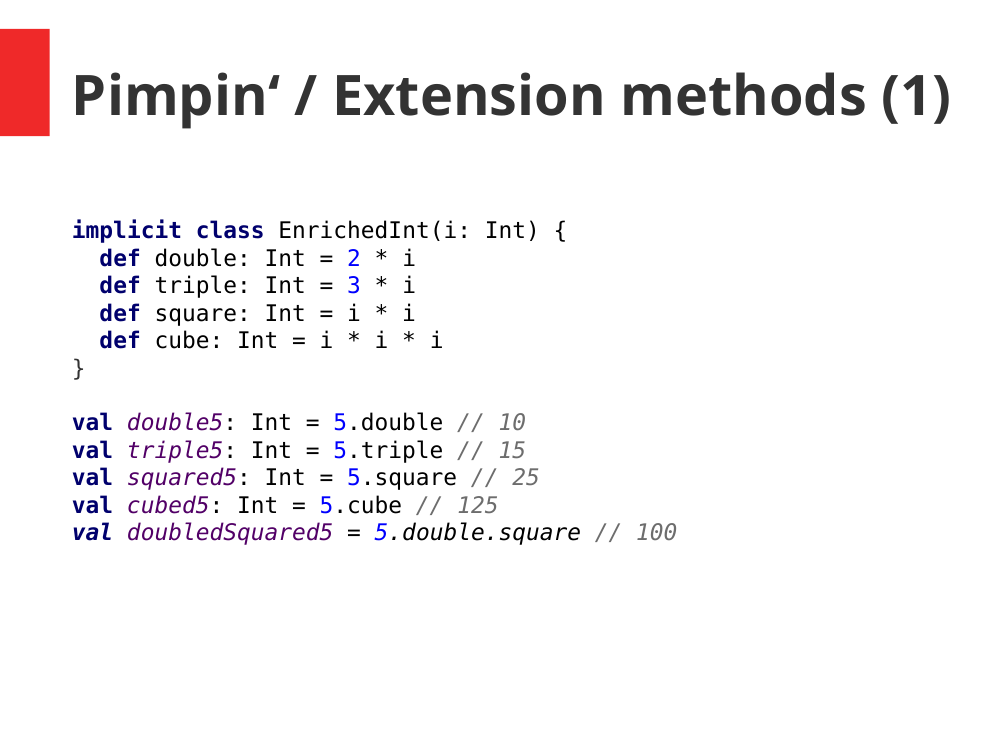
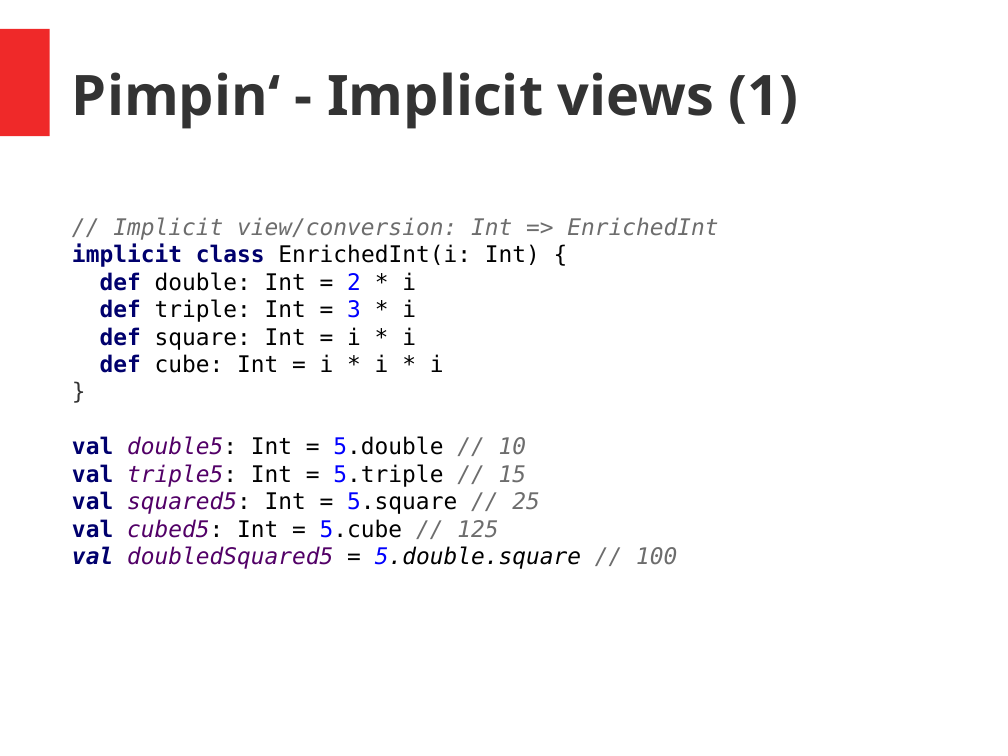
Before and after one commit to hermannhueck/typeclasses, a slide deck: slide 7 of Slides/TypeClasses.pptx. Drawn at 1008x756 pixels with LibreOffice and Linux fonts; fonts in the diff are those of the drawing. Boxes give left, top, right and bottom in pixels: in the first picture for what was removed or moved away, otherwise in the second. Text is boxed around its words. In the diff, an @@ line names an element or a change of style, - is before the commit and + after.

```diff
--- a/Slides/TypeClasses.pptx
+++ b/Slides/TypeClasses.pptx
@@ text at box(72, 72, 799, 129): text changed @@
-Pimpin‘ / Extension methods (1)
+Pimpin‘ - Implicit views (1)
@@ text at box(113, 217, 718, 240): paragraph added @@
+// Implicit view/conversion: Int => EnrichedInt
```
Also in this commit, not shown: 9 other slides changed, 1 slide added, 1 other file.
